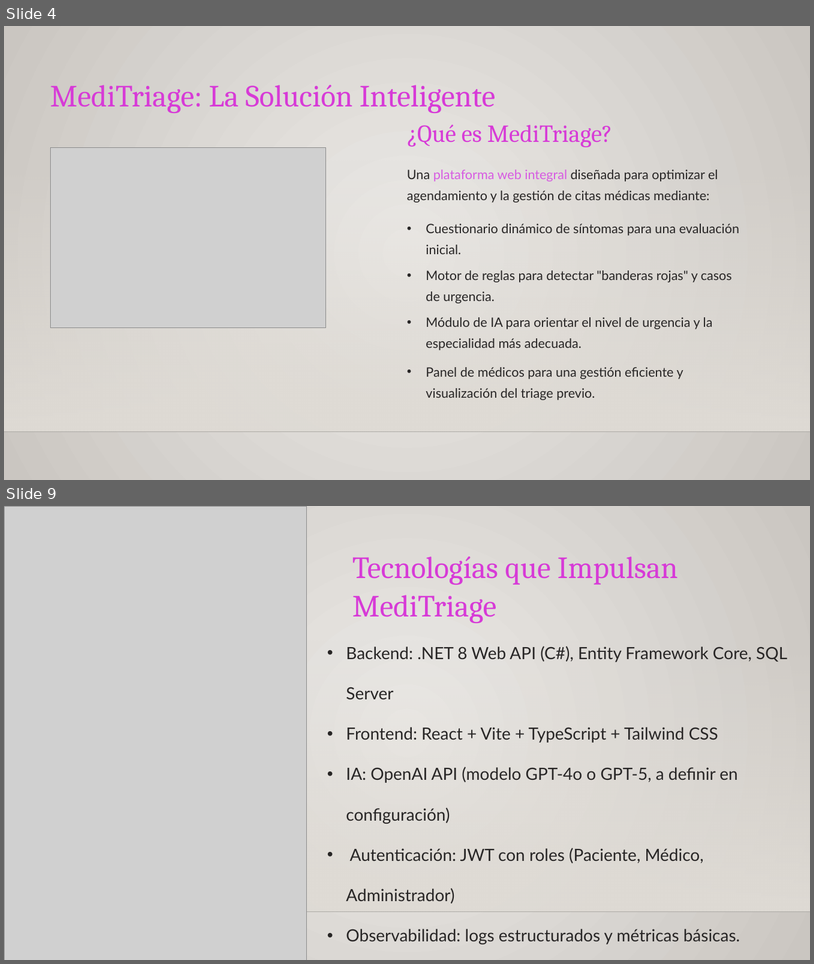
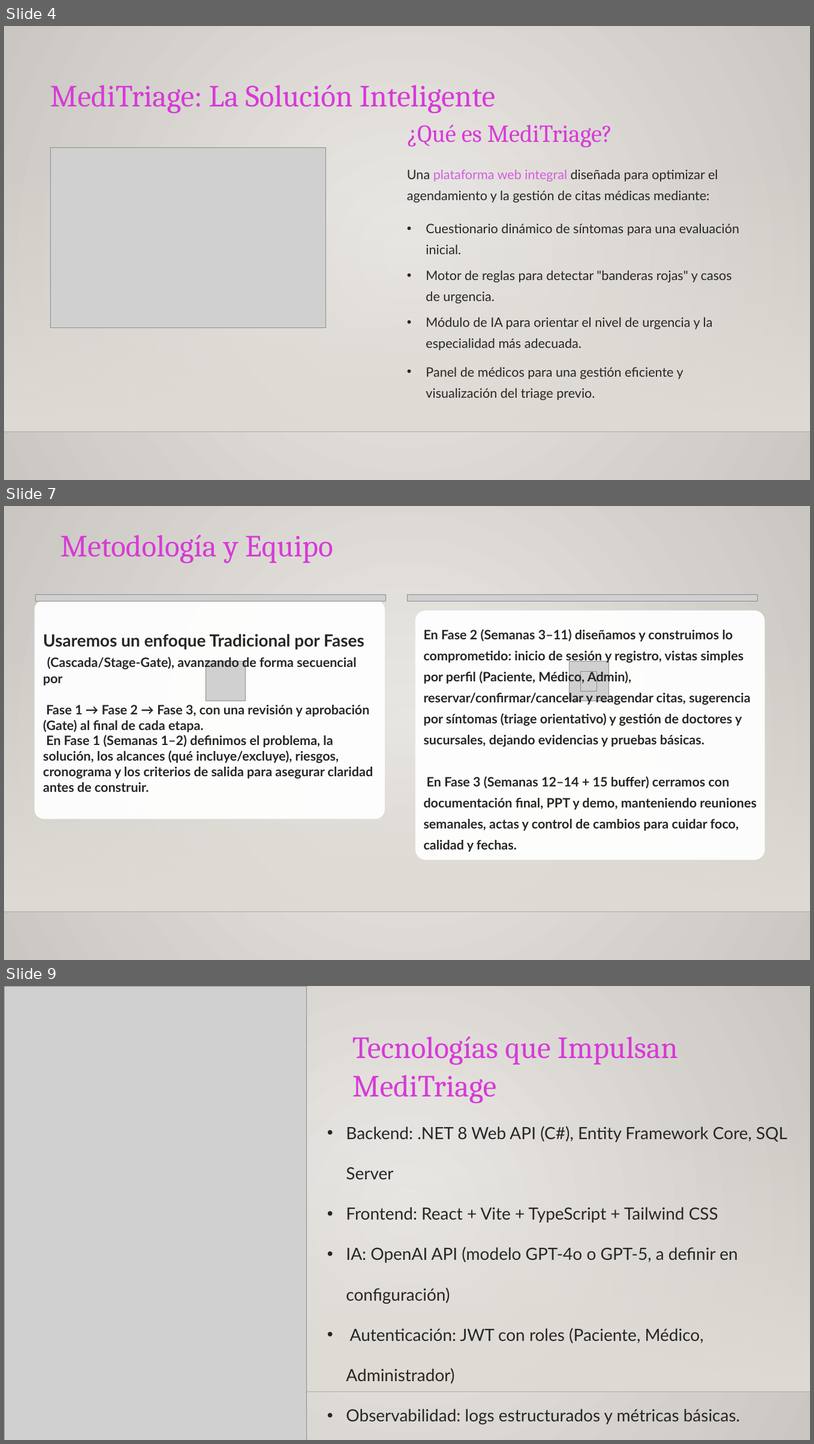
Before and after one commit to MRCuevasCarreno/MediTriage, a slide deck: Fase 2/Evidencias Proyecto/Presentación Proyecto.pptx. Shown one above the other, each under a label of ours: slides 4 and 9 before the commit, slides 4, 7 and 9 after it; the slides between them are not shown. The pictures are 814x964 and 814x1444 pixels, drawn with LibreOffice and Linux fonts; fonts in the diff are those of the drawing; grey boxes stand for pictures; background and template pictures are left out. Boxes give left, top, right and bottom in pixels: in the first picture for what was removed or moved away, otherwise in the second. Text is boxed around its words. In the diff, an @@ line names an element or a change of style, - is before the commit and + after.

```diff
--- a/Fase 2/Evidencias Proyecto/Presentación Proyecto.pptx
+++ b/Fase 2/Evidencias Proyecto/Presentación Proyecto.pptx
@@ slide 7 added at box(4, 506, 810, 960), background gradient #ECEAE7 to #CAC7C1; not listed: 2 template elements that a slide beside it also shows @@
@@ text added at box(60, 535, 333, 563), 44 pt, text #D73AD7 @@
+Metodología y Equipo
@@ picture added at box(35, 595, 386, 601) @@
@@ picture added at box(407, 594, 758, 601) @@
@@ rounded rectangle added at box(34, 600, 384, 819), fill #FFFFFF at 95% opacity @@
@@ rounded rectangle added at box(415, 610, 765, 860), fill #FFFFFF at 95% opacity @@
@@ text added at box(424, 629, 757, 852), 18.5 pt, text #272525, bold @@
+En Fase 2 (Semanas 3–11) diseñamos y construimos lo comprometido: inicio de sesión y registro, vistas simples por perfil (Paciente, Médico, Admin), reservar/confirmar/cancelar y reagendar citas, sugerencia por síntomas (triage orientativo) y gestión de doctores y sucursales, dejando evidencias y pruebas básicas.
+En Fase 3 (Semanas 12–14 + 15 buffer) cerramos con documentación final, PPT y demo, manteniendo reuniones semanales, actas y control de cambios para cuidar foco, calidad y fechas.
@@ text added at box(43, 634, 374, 792), 18.5 pt, text #272525, bold @@
+Usaremos un enfoque Tradicional por Fases
+(Cascada/Stage-Gate), avanzando de forma secuencial por
+Fase 1 → Fase 2 → Fase 3, con una revisión y aprobación (Gate) al final de cada etapa.
+En Fase 1 (Semanas 1–2) definimos el problema, la solución, los alcances (qué incluye/excluye), riesgos, cronograma y los criterios de salida para asegurar claridad antes de construir.
@@ picture added at box(206, 661, 245, 701) @@
@@ picture added at box(569, 661, 609, 701) @@
@@ picture added at box(581, 672, 597, 691) @@
```
Also in this commit, not shown: 3 slides changed, 4 other slides added, 10 slides removed, 13 other files.
